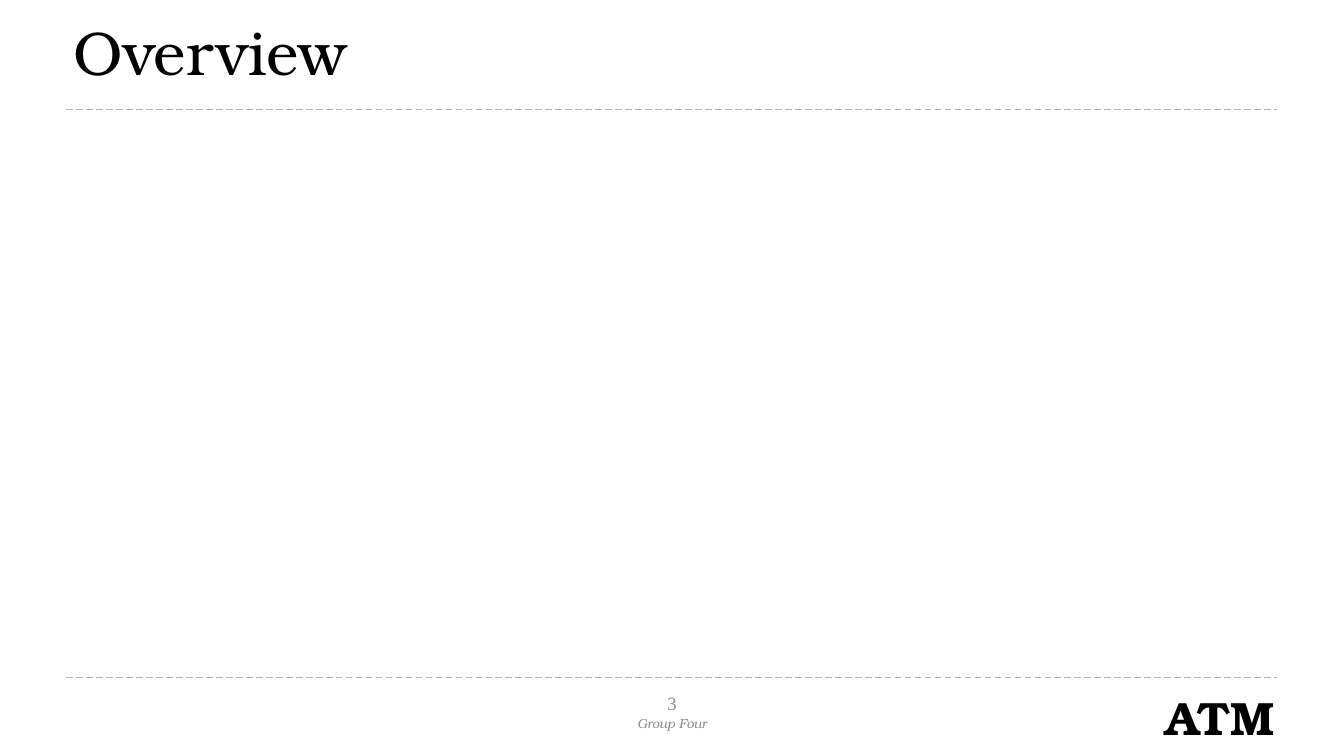
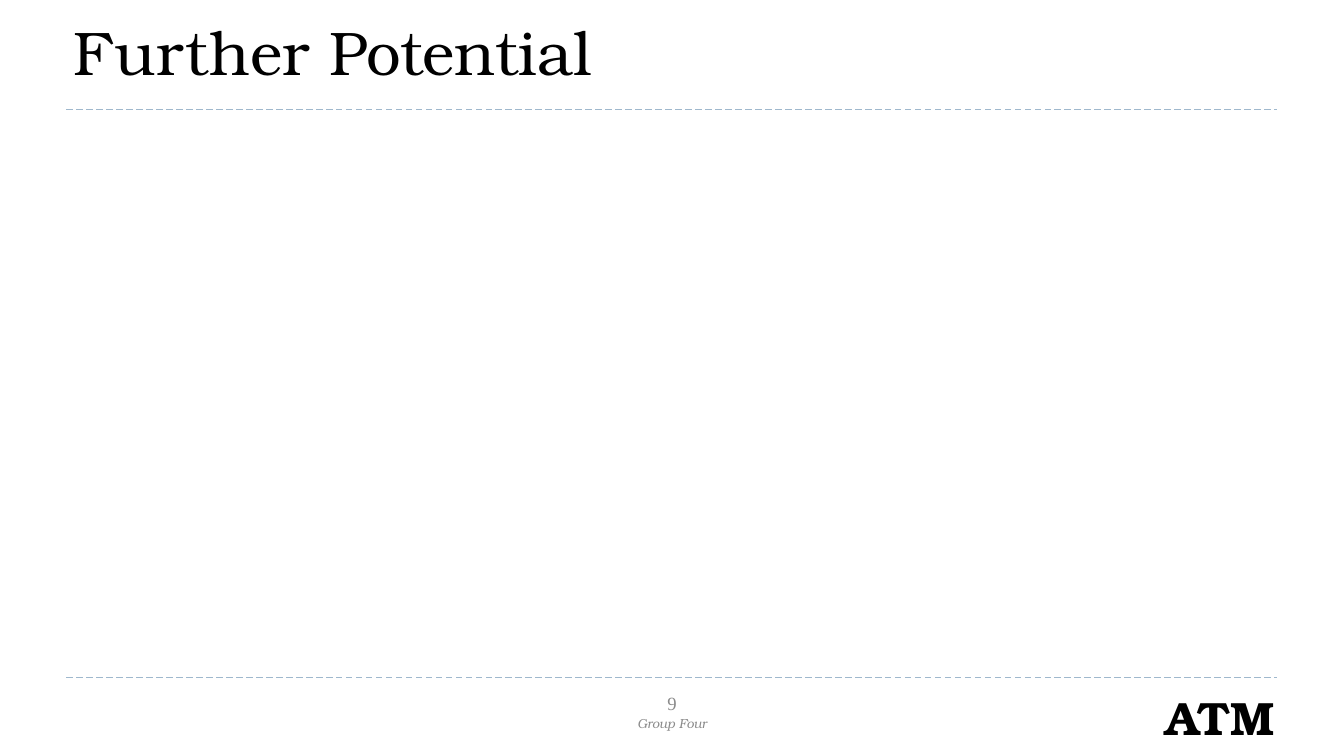
Before and after one commit to mari-husain/csharp-atm, a slide deck: slide 9 of C# Project.pptx (slide 3 before the commit). Drawn at 1344x756 pixels with LibreOffice and Linux fonts; fonts in the diff are those of the drawing; background and template pictures are left out. Boxes give left, top, right and bottom in pixels: in the first picture for what was removed or moved away, otherwise in the second. Text is boxed around its words. In the diff, an @@ line names an element or a change of style, - is before the commit and + after.

```diff
--- a/C# Project.pptx
+++ b/C# Project.pptx
@@ title at box(74, 31, 591, 76): text changed @@
-Overview
+Further Potential
@@ page number at box(667, 698, 676, 710): text changed @@
-3
+9
```
Also in this commit, not shown: 3 other slides changed, 4 slides added, 2 slides removed.
